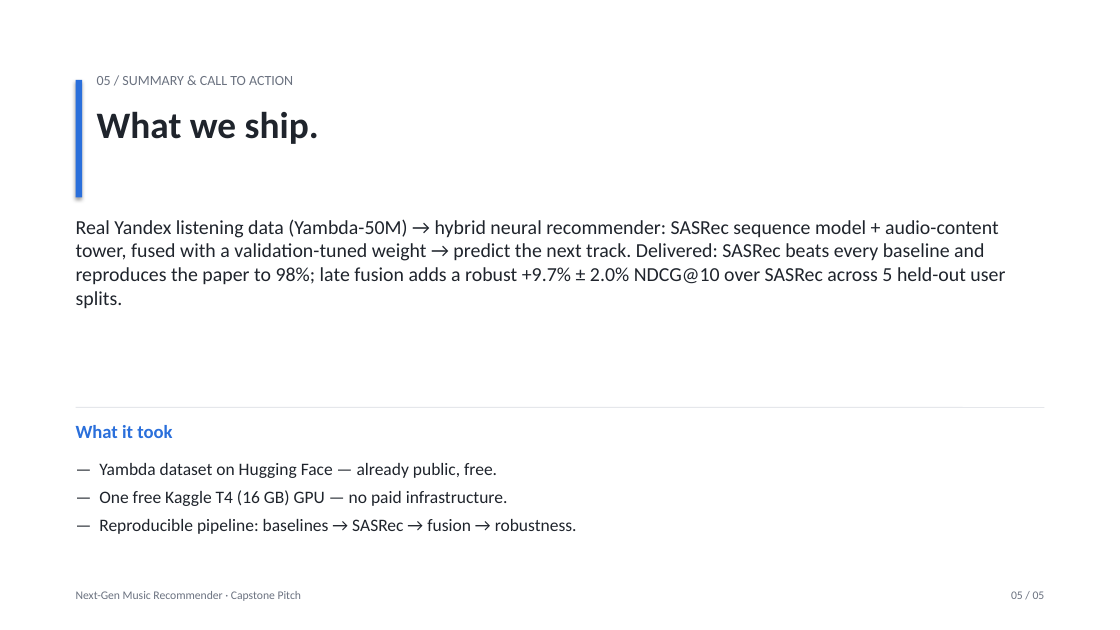
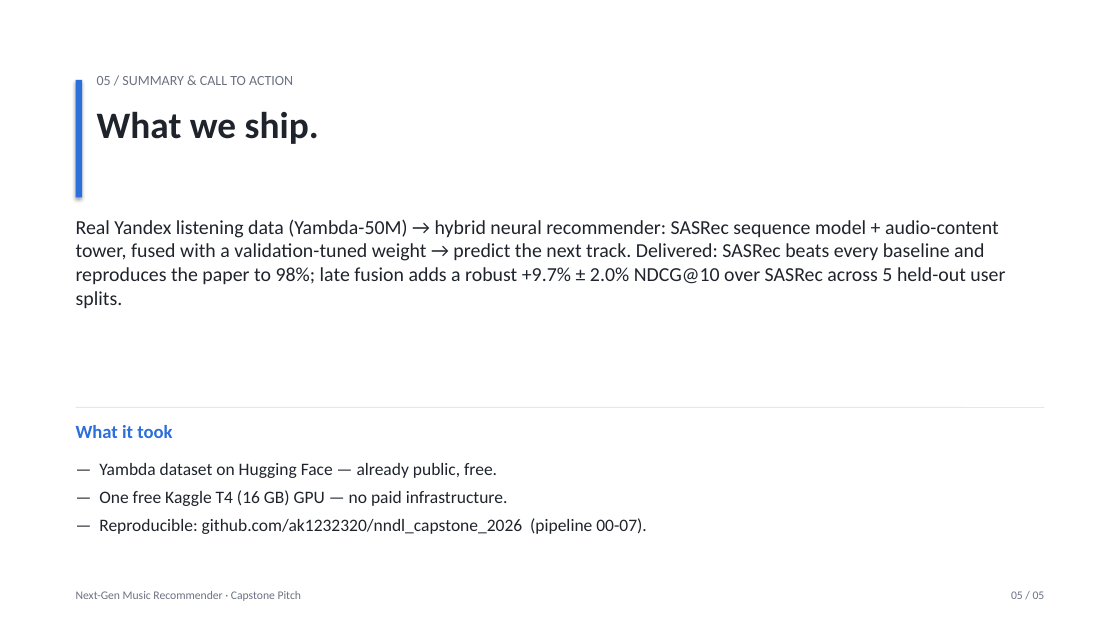
Before and after one commit to ak1232320/nndl_capstone_2026, a slide deck: slide 6 of Pitch_YMusic.pptx. Drawn at 1120x630 pixels with LibreOffice and Linux fonts; fonts in the diff are those of the drawing. Boxes give left, top, right and bottom in pixels: in the first picture for what was removed or moved away, otherwise in the second. Text is boxed around its words. In the diff, an @@ line names an element or a change of style, - is before the commit and + after.

```diff
--- a/Pitch_YMusic.pptx
+++ b/Pitch_YMusic.pptx
@@ text at [99,518,646,534]: text changed @@
-— Reproducible pipeline: baselines → SASRec → fusion → robustness.
+— Reproducible: github.com/ak1232320/nndl_capstone_2026 (pipeline 00-07).
```
Also in this commit, not shown: 1 other slide changed, 2 other files.
